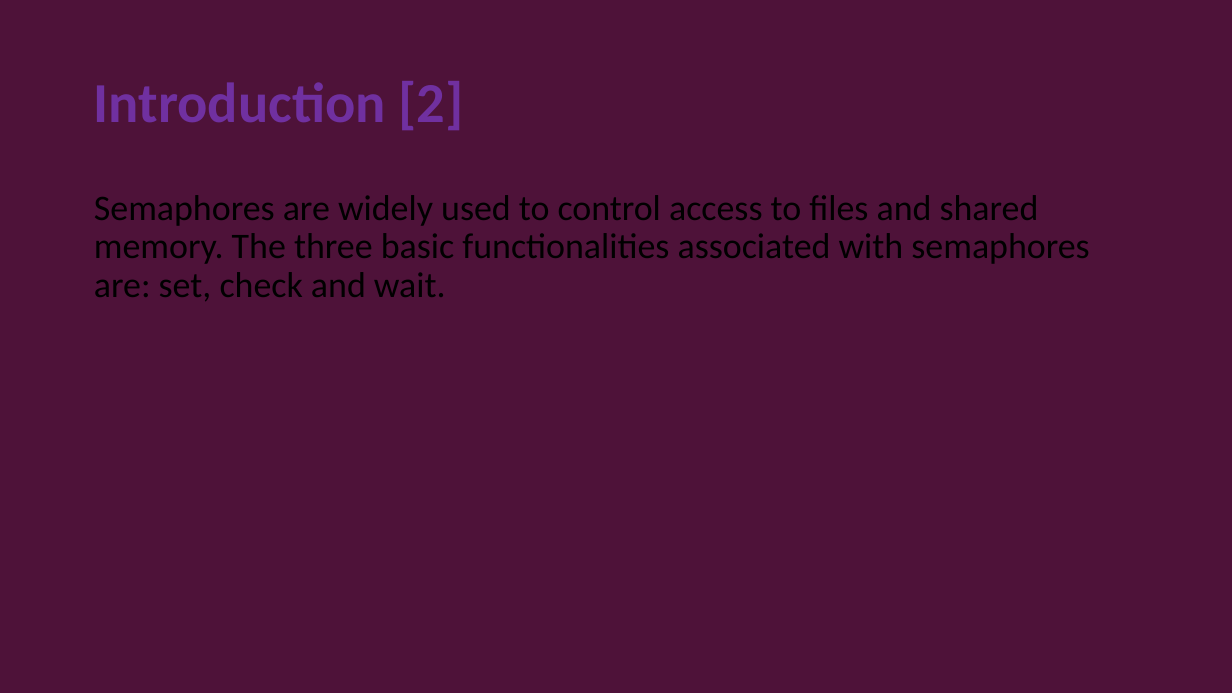
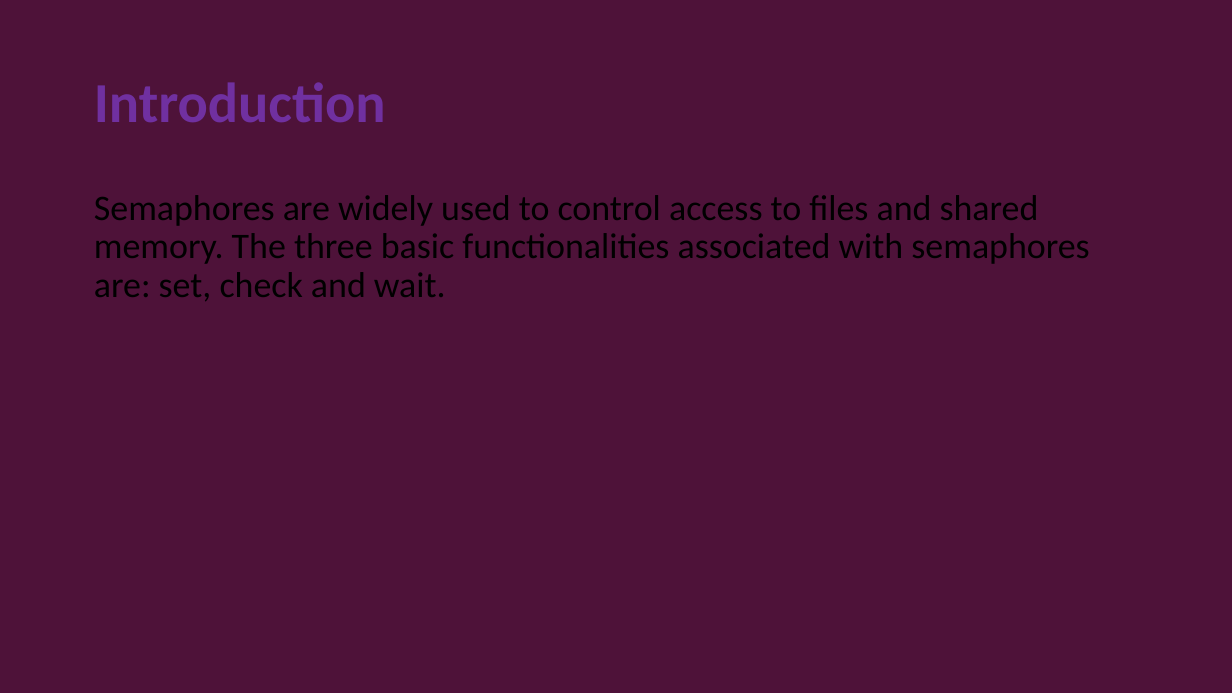
Before and after one commit to moran-abitbul/PreFix, a slide deck: slide 11 of server/uploads/OP.pptx. Drawn at 1232x693 pixels with LibreOffice and Linux fonts; fonts in the diff are those of the drawing. Boxes give left, top, right and bottom in pixels: in the first picture for what was removed or moved away, otherwise in the second. Text is boxed around its words. In the diff, an @@ line names an element or a change of style, - is before the commit and + after.

```diff
--- a/server/uploads/OP.pptx
+++ b/server/uploads/OP.pptx
@@ title at (94,82,386,122): text changed @@
-Introduction [2]
+Introduction
```
Also in this commit, not shown: 1 other slide changed, 18 other files.
